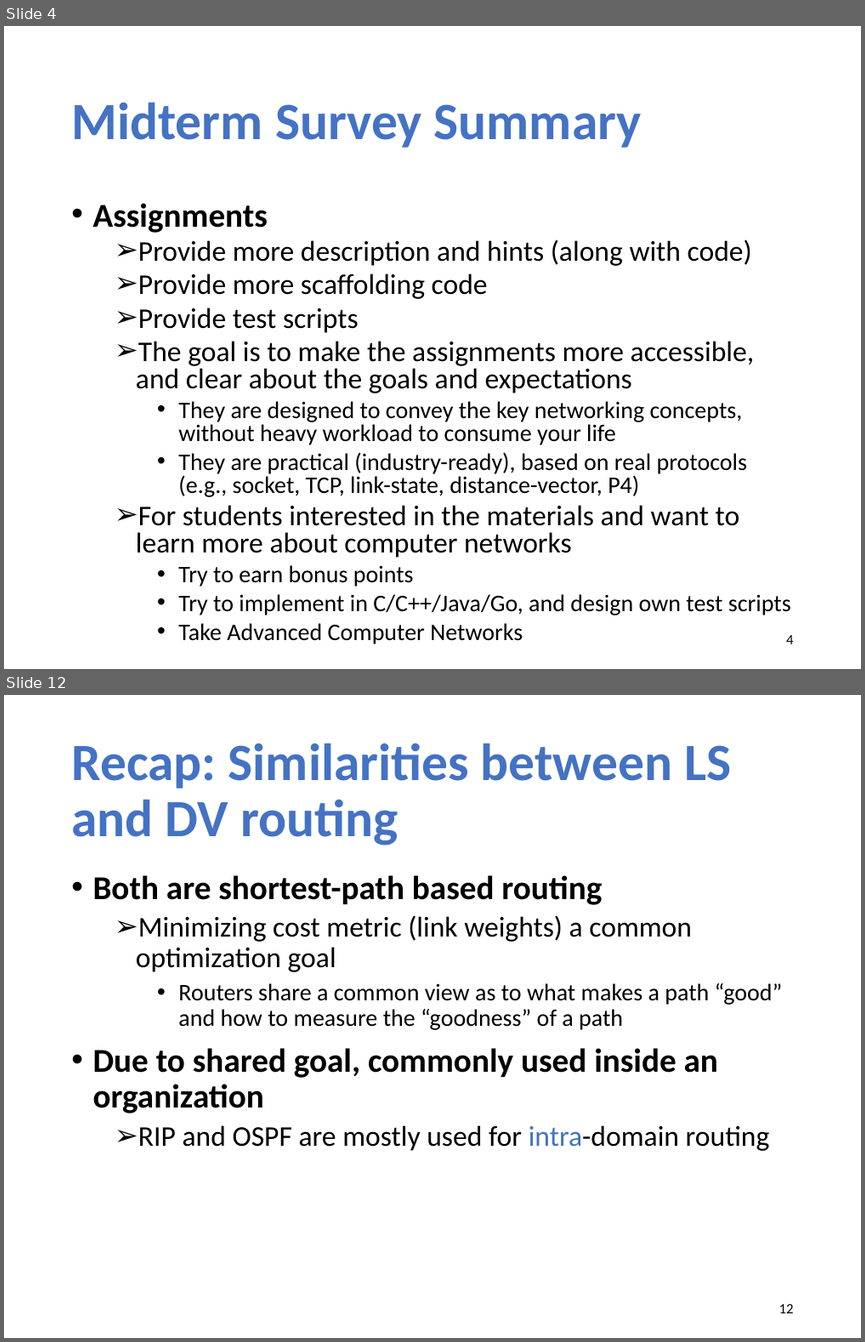
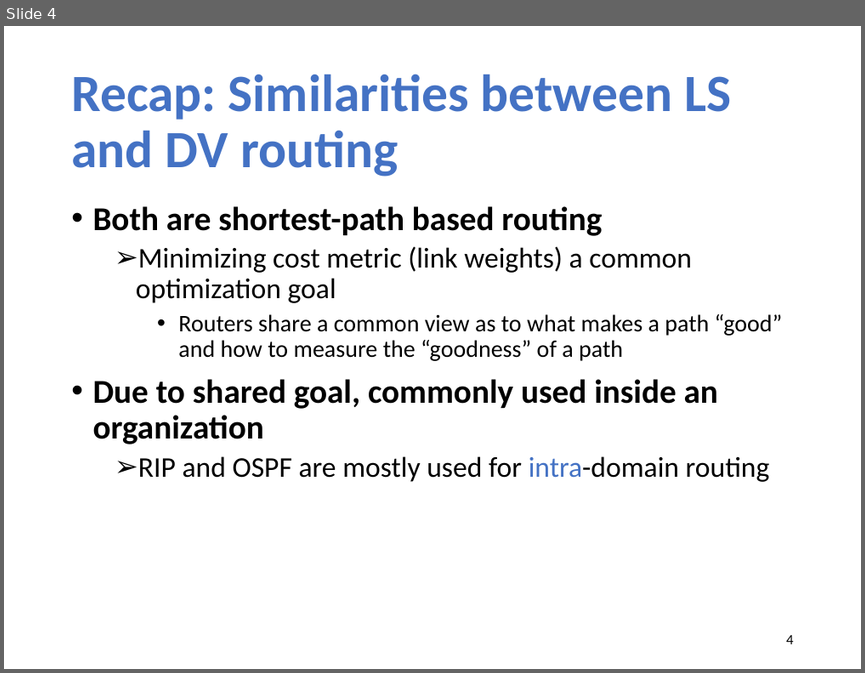
Before and after one commit to xinjin/course-net, a slide deck: slides/lec14_interdomain.pptx. Shown one above the other, each under a label of ours: slides 4 and 12 before the commit, slide 4 after it; the slides between them are not shown. The pictures are 865x1342 and 865x673 pixels, drawn with LibreOffice and Linux fonts; fonts in the diff are those of the drawing. Boxes give left, top, right and bottom in pixels: in the first picture for what was removed or moved away, otherwise in the second. Text is boxed around its words. In the diff, an @@ line names an element or a change of style, - is before the commit and + after.

```diff
--- a/slides/lec14_interdomain.pptx
+++ b/slides/lec14_interdomain.pptx
@@ slide 4 removed at (4,26,861,669), background #FFFFFF @@
@@ title removed at (71,102,642,148) @@
-Midterm Survey Summary
@@ text removed at (93,203,791,644) @@
-• Assignments
-  ➢ Provide more description and hints (along with code)
-  ➢ Provide more scaffolding code
-  ➢ Provide test scripts
-  ➢ The goal is to make the assignments more accessible, and clear about the goals and expectations
-    • They are designed to convey the key networking concepts, without heavy workload to consume your life
-    • They are practical (industry-ready), based on real protocols (e.g., socket, TCP, link-state, distance-vector, P4)
-  ➢ For students interested in the materials and want to learn more about computer networks
-    • Try to earn bonus points
-    • Try to implement in C/C++/Java/Go, and design own test scripts
-    • Take Advanced Computer Networks
@@ page number removed at (786,635,793,644) @@
-4
@@ what was slide 12 is now slide 4 @@
@@ page number at (786,635,793,644): text changed @@
-12
+4
```
Also in this commit, not shown: 7 slides changed, 1 slide added, 8 other slides removed, 1 other file.
